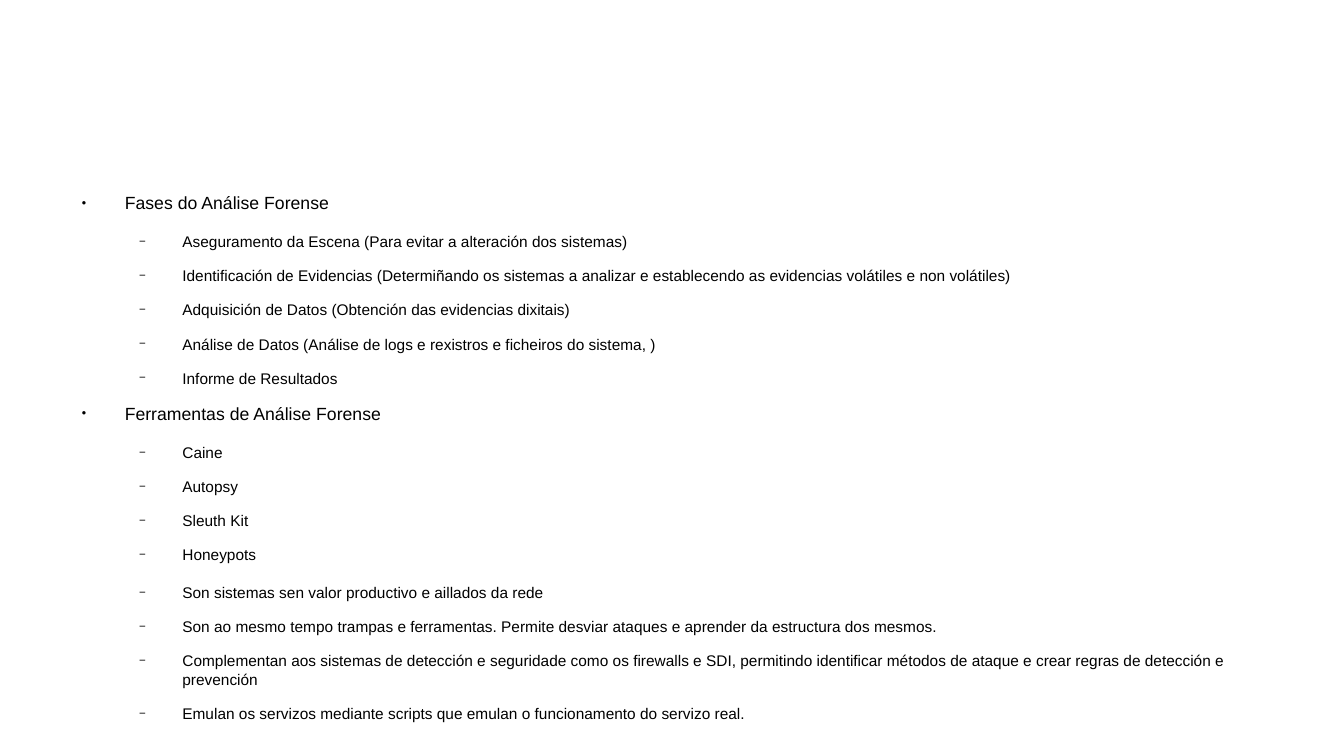
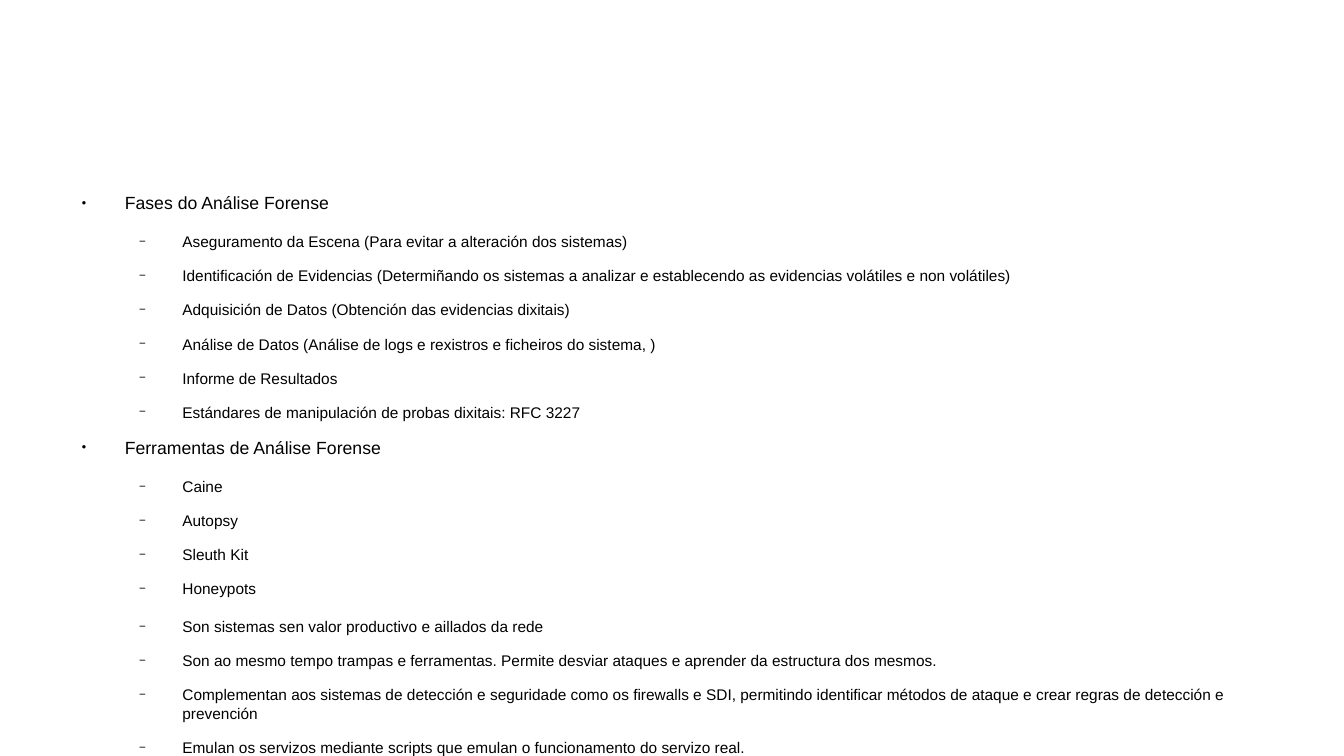
Before and after one commit to chavitag/DAW_Seguridade, a slide deck: slide 6 of UD3 - Ameazas e Medidas de Seguridade.odp. Drawn at 1344x756 pixels with LibreOffice and Linux fonts; fonts in the diff are those of the drawing; background and template pictures are left out. Boxes give left, top, right and bottom in pixels: in the first picture for what was removed or moved away, otherwise in the second. Text is boxed around its words. In the diff, an @@ line names an element or a change of style, - is before the commit and + after.

```diff
--- a/UD3 - Ameazas e Medidas de Seguridade.odp
+++ b/UD3 - Ameazas e Medidas de Seguridade.odp
@@ text at [182, 406, 580, 421]: paragraph added @@
+  − Estándares de manipulación de probas dixitais: RFC 3227
```
